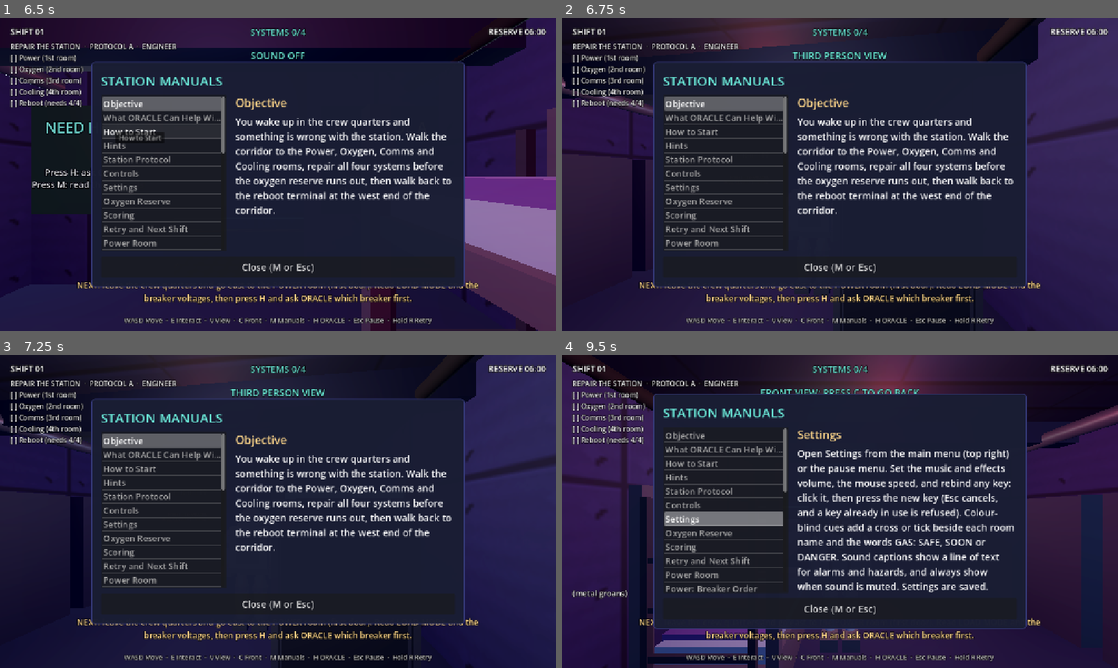
Above: before the commit, frames 1-4 (two rows, left to right).
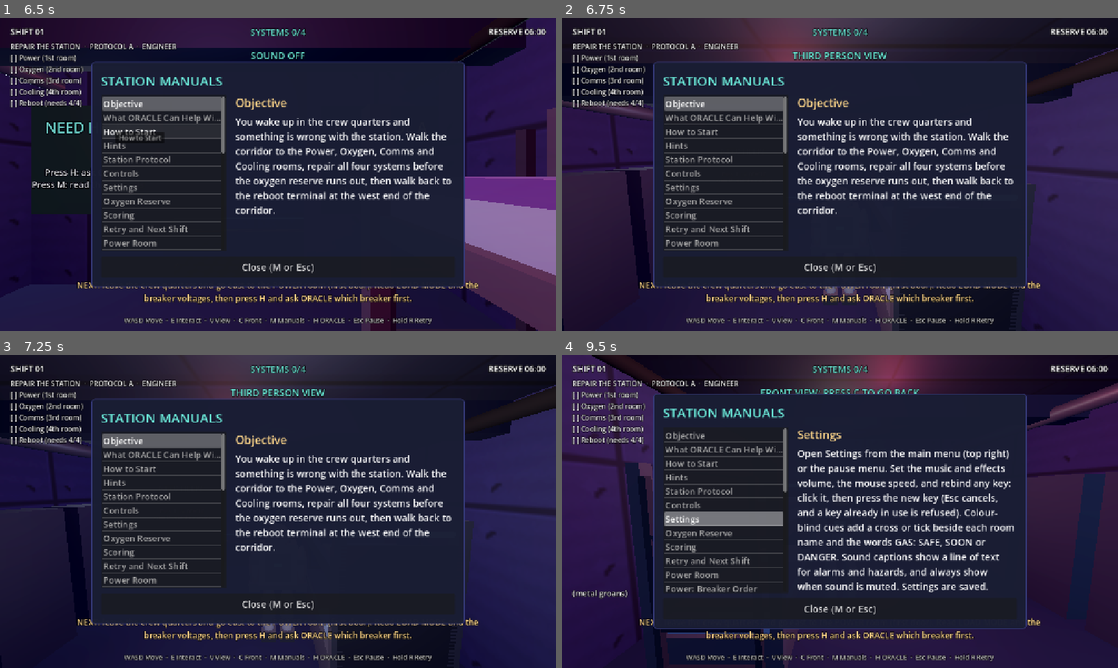
Above: after the commit, the same moments.

Repository: Leon6112003/last-station
Game: Godot game, scene res://scenes/main.tscn
Two runs of this game, one before a commit and one after it. Both use one fixed random seed, a clock stepped at 60 frames per second and the inputs below.
Inputs (mouse positions are in pixels of both pictures, inside the frame that each line leads up to):
- Up to frame 1 (6.5 s): tap Enter at 0.5 s; move the mouse to (400, 158) at 0.52 s; hold D (move_right) 0.53-1.25 s; hold C (flip_view) 0.53-1.25 s; click (400, 158) at 0.67 s; tap Space at 0.77, 3.02, 4.52, 5.27, 6.02 s; click "Play" at 1.25 s; click "Start" at 2 s; move the mouse to (250, 174) at 2.77 s; hold W (move_forward) 2.78-5.03 s; tap E (interact) at 2.85 s; move the mouse to (289, 168) at 3.52 s; hold M (toggle_manuals) 3.53-4.28 s; tap R (retry_level) at 4.25, 5, 5.75 s; move the mouse to (250, 237) at 4.27 s; tap B (toggle_music) at 4.35 s; click (250, 237) at 4.42 s; move the mouse to (444, 221) at 5.02 s; hold H (toggle_oracle) 5.03-5.78 s; hold A (move_left) from 5.03 s (still down); move the mouse to (111, 127) at 5.77 s; tap N (toggle_sound) at 5.85 s
- Up to frame 2 (6.75 s): move the mouse to (867, 174) at 6.52 s; release A (move_left) at 6.53 s; hold S (move_backward) from 6.53 s (still down); hold V (toggle_view) from 6.53 s (still down); click (867, 174) at 6.67 s
- Up to frame 3 (7.25 s): keep holding S (move_backward); keep holding V (toggle_view)
- Up to frame 4 (9.5 s): tap R (retry_level) at 7.25, 8 s; move the mouse to (756, 433) at 7.27 s; release S (move_backward) at 7.28 s; release V (toggle_view) at 7.28 s; hold D (move_right) 7.28-8.03 s; tap F at 7.35 s; tap Space at 7.52, 8.27, 9.02 s; move the mouse to (962, 495) at 8.02 s; hold W (move_forward) 8.03-8.78 s; tap G at 8.1 s; move the mouse to (728, 527) at 8.77 s; hold D (move_right) from 8.78 s (still down); tap C (flip_view) at 8.85 s; click (728, 527) at 8.92 s

Frame 1 is identical in both runs. In frame 2, 8.9% of the frame differs, in the area x 0-100%, y 0-100%; in frame 3, 7.3%; in frame 4, 7.0%.

Commit message:
Reboot replay clarity and pause, centred third-person camera, ORACLE cooling and load-mode fixes, modifiers start off

Diff:
--- a/data/game_knowledge.json
+++ b/data/game_knowledge.json
@@ -211,6 +211,8 @@
    "power",
    "breaker",
    "order",
+   "mode",
+   "load",
    "restore",
    "shed",
    "lowest",
--- a/scripts/assistant/oracle_logic.gd
+++ b/scripts/assistant/oracle_logic.gd
@@ -278,18 +278,31 @@
 	return " ".join(parts)
 
 
+## The cooling rule in words, for a question that gives no usable core temperature. It uses the
+## game's own numbers (not the manual's 560 K example, which is not the player's reading).
+static func _cooling_rule_text(question: String) -> String:
+	var protocol := detect_protocol(question)
+	var protocols: Array = [protocol] if protocol != "" else Rules.PROTOCOLS
+	var parts: Array[String] = []
+	for p in protocols:
+		parts.append("Protocol %s: coolant flow = (core temperature - %d) / %d L/s." % [p, Rules.COOLING_BASE_K, Rules.COOLING_DIVISOR[p]])
+	parts.append("If the reactor state is SURGE, add %d L/s." % Rules.COOLING_SURGE_BONUS)
+	parts.append("Tell me the core temperature on the Cooling room's display (for example \"core temp 440, protocol B, surge\") and I will work out the number.")
+	return " ".join(parts)
+
+
 ## Cooling: if the question gives the core temperature (a number from the room's display,
 ## for example "core temp 560, protocol B, surge") the coolant flow is calculated with the
 ## same rule as the game. Without a temperature the manual sentences are shown.
 static func _cooling_answer(question: String, entry: Dictionary) -> String:
 	var temp_regex := RegEx.new()
-	temp_regex.compile("\\b([3-9][0-9]{2})\\b")
+	temp_regex.compile("(?<![0-9])([3-9][0-9]{2})(?![0-9])")  # also matches "440k" and "440 K"
 	var found := temp_regex.search(question)
 	if found == null:
-		return select_sentences(question, entry["text"])
+		return _cooling_rule_text(question)
 	var temp := int(found.get_string(1))
 	if temp <= Rules.COOLING_BASE_K or (temp - Rules.COOLING_BASE_K) % 10 != 0:
-		return select_sentences(question, entry["text"])
+		return _cooling_rule_text(question)
 	var surge := false
 	var named_state := false
 	for token in KnowledgeRetriever.tokenize(question):
--- a/scripts/main.gd
+++ b/scripts/main.gd
@@ -170,7 +170,7 @@
 	save = SaveManager.new(save_path)
 	_setup_input()
 	Rules.level = save.difficulty
-	Rules.mods = save.modifiers
+	Rules.mods = 0   # modifiers always start switched off; they are not remembered between launches
 	Rules.adaptive = save.adaptive
 	_records = KnowledgeBase.load_records()
 
@@ -617,10 +617,9 @@
 	save.set_difficulty(Rules.level)
 
 
-## A modifier switched on or off on the menu: used from the next Play, and remembered.
+## A modifier switched on or off on the menu: used from the next Play (not saved).
 func _set_modifier(flag: int, on: bool) -> void:
 	Rules.set_mod(flag, on)
-	save.set_modifiers(Rules.mods)
 
 
 ## Main Menu > Play: a brand new run with a new seed. The intro card is shown
--- a/scripts/player_controller.gd
+++ b/scripts/player_controller.gd
@@ -37,8 +37,9 @@
 var _legs: Array[Node3D] = []
 var _arms: Array[Node3D] = []
 
-# Third person: an over-the-shoulder camera behind the avatar.
-const THIRD_OFFSET := Vector3(0.7, 0.1, 2.7)   # right, up, back from the eye (before pitch)
+# Third person: a camera directly behind and a little above the avatar, so the reticle,
+# the body and the walking direction are all on one line.
+const THIRD_OFFSET := Vector3(0.0, 0.6, 2.7)   # right, up, back from the eye (before pitch)
 const FRONT_OFFSET := Vector3(0.0, 0.15, -2.6)  # the front view: in front of the head, looking back at it
 const THIRD_AIM_DISTANCE := 3.0                 # the camera turns to look at the point this far ahead of the eye
 const CAMERA_WALL_MARGIN := 0.25                # keep the camera this far in front of a wall
@@ -368,6 +369,8 @@
 		# Turn the camera a little toward the middle so the reticle (and the interaction
 		# ray, which follows the camera) lands about where the character is facing.
 		_camera.rotation.y = atan(THIRD_OFFSET.x / (THIRD_OFFSET.z + THIRD_AIM_DISTANCE))
+		# The camera is above the eye, so tilt it down a little: the reticle then points where the eyes do.
+		_camera.rotation.x = _pitch - atan(THIRD_OFFSET.y / (THIRD_OFFSET.z + THIRD_AIM_DISTANCE))
 		# With a wall right behind, the camera is squeezed close to the head: hide the
 		# body then, so it does not fill the screen.
 		_avatar.visible = _camera.position.distance_to(eye) > AVATAR_MIN_CAMERA_DISTANCE
--- a/scripts/rules.gd
+++ b/scripts/rules.gd
@@ -286,7 +286,8 @@
 const SEQ_PAD_NAMES: Array[String] = ["A", "B", "C", "D"]
 const SEQ_LENGTH_BASE := 4
 const SEQ_LENGTH_MAX := 6
-const SEQ_STEP_SECONDS := 0.75      # how long each pad lights up when the sequence is shown
+const SEQ_RETRY_PAUSE_SECONDS := 1.5   # pause between a wrong code and the replay
+const SEQ_STEP_SECONDS := 1.0       # how long each pad lights up when the sequence is shown
 const SYSTEMS_TOTAL := 4
 
 # --- Retry -------------------------------------------------------------
--- a/scripts/ui_puzzle_panels.gd
+++ b/scripts/ui_puzzle_panels.gd
@@ -14,6 +14,7 @@
 var _message: Label
 var _pad_buttons: Array[Button] = []
 var _progress_label: Label
+var _step_label: Label               ## while the sequence plays: which step it is, and the letters so far
 var _show_button: Button
 var _showing: bool = false
 var _show_tween: Tween
@@ -62,6 +63,10 @@
 			column.add_child(_valve_row(i))
 		column.add_child(_make_button("CONFIRM SETTINGS", _on_confirm_oxygen))
 	elif _kind == "reboot":
+		_step_label = _make_label(" ", 30, Color.WHITE)
+		_step_label.horizontal_alignment = HORIZONTAL_ALIGNMENT_CENTER
+		_step_label.custom_minimum_size = Vector2(0, 40)
+		column.add_child(_step_label)
 		column.add_child(_pad_row())
 		_progress_label = _make_label("", 20, Rules.COLOR_GOLD)
 		column.add_child(_progress_label)
@@ -133,6 +138,7 @@
 		pad.add_theme_stylebox_override("hover", _pad_style(PAD_COLORS[i], true))
 		pad.add_theme_stylebox_override("pressed", _pad_style(PAD_COLORS[i], true))
 		pad.add_theme_stylebox_override("disabled", _pad_style(PAD_COLORS[i], false))
+		pad.add_theme_color_override("font_disabled_color", PAD_COLORS[i])
 		pad.pressed.connect(func() -> void: _on_pad(i))
 		_pad_buttons.append(pad)
 		row.add_child(pad)
@@ -143,7 +149,12 @@
 	var style := StyleBoxFlat.new()
 	style.bg_color = Color(color, 0.85) if lit else Color(color, 0.12)
 	style.border_color = color
-	style.set_border_width_all(3)
+	style.set_border_width_all(8 if lit else 3)
+	if lit:
+		style.bg_color = color
+		style.border_color = Color.WHITE
+		style.shadow_color = Color(color, 0.8)
+		style.shadow_size = 16
 	style.set_corner_radius_all(8)
 	return style
 
@@ -168,20 +179,28 @@
 
 
 ## Lights the pads one at a time in the flashed order. The pads cannot be pressed meanwhile.
-func _show_sequence() -> void:
+func _show_sequence(lead_in: float = 0.0) -> void:
 	if _show_tween != null:
 		_show_tween.kill()
 	_showing = true
 	_set_pads_enabled(false)
-	_message.text = "Watch the lights..."
+	if lead_in <= 0.0:
+		_message.text = "Watch the lights..."
 	var sequence: Array = _gm.puzzles["reboot"]["sequence"]
 	if instant:
 		finish_showing()
 		return
 	_show_tween = create_tween()
-	for pad in sequence:
-		var index := int(pad)
+	if lead_in > 0.0:
+		# A short pause first, so the player can take in the mistake and get ready to watch.
+		_show_tween.tween_interval(lead_in)
+		_show_tween.tween_callback(func() -> void: _message.text = "Watch the lights...")
+	var shown_letters: Array[String] = []
+	for step in sequence.size():
+		var index := int(sequence[step])
+		shown_letters.append(Rules.SEQ_PAD_NAMES[index])
 		_show_tween.tween_callback(_light_pad.bind(index, true))
+		_show_tween.tween_callback(_set_step_text.bind("STEP %d OF %d:   %s" % [step + 1, sequence.size(), "  >  ".join(shown_letters)]))
 		_show_tween.tween_interval(Rules.SEQ_STEP_SECONDS * 0.7)
 		_show_tween.tween_callback(_light_pad.bind(index, false))
 		_show_tween.tween_interval(Rules.SEQ_STEP_SECONDS * 0.3)
@@ -195,11 +214,19 @@
 		_light_pad(i, false)
 	_showing = false
 	_set_pads_enabled(true)
+	_set_step_text(" ")
 	_message.text = "Your turn."
 
 
 func _light_pad(index: int, on: bool) -> void:
 	_pad_buttons[index].add_theme_stylebox_override("disabled", _pad_style(PAD_COLORS[index], on))
+	# A lit pad is filled with its colour, so its letter turns dark to stay readable.
+	_pad_buttons[index].add_theme_color_override("font_disabled_color", Color(0.04, 0.05, 0.12) if on else PAD_COLORS[index])
+
+
+func _set_step_text(text: String) -> void:
+	if _step_label != null:
+		_step_label.text = text
 
 
 func _set_pads_enabled(enabled: bool) -> void:
@@ -220,8 +247,9 @@
 			solved.emit()
 		"wrong":
 			refresh()
-			_show_sequence()   # the sequence is shown again, free, after a mistake
-			_message.text = "WRONG CODE  -%d s" % Rules.confirm_penalty()
+			# The sequence is shown again, free, after a short pause so the mistake is noticed.
+			_show_sequence(Rules.SEQ_RETRY_PAUSE_SECONDS)
+			_message.text = "WRONG CODE  -%d s.  Watch again in a moment..." % Rules.confirm_penalty()
 		"ok":
 			_message.text = ""
 			refresh()
--- a/tests/test_cooling.gd
+++ b/tests/test_cooling.gd
@@ -104,6 +104,15 @@
 	question = "core temp 480 cooling flow"
 	exact = OracleLogic.compose_exact(question, KnowledgeRetriever.retrieve(question, records))
 	_check(String(exact["answer"]).contains("Protocol A") and String(exact["answer"]).contains("Protocol B"), "with no protocol named it shows both")
+	question = "protocol b cooling 440k"
+	exact = OracleLogic.compose_exact(question, KnowledgeRetriever.retrieve(question, records))
+	_check(String(exact["answer"]).contains("4 L/s") and String(exact["answer"]).contains("440"), "a temperature typed with a K (440k, B = 4 L/s) is calculated, not replaced by the manual example")
+	question = "cooling protocol b surge"
+	exact = OracleLogic.compose_exact(question, KnowledgeRetriever.retrieve(question, records))
+	_check(String(exact["answer"]).contains("/ 10") and String(exact["answer"]).contains("SURGE") and not String(exact["answer"]).contains("560"), "with no temperature given, ORACLE explains the formula instead of quoting the 560 K example")
+	question = "protocol b load mode"
+	var load_results: Array = KnowledgeRetriever.retrieve(question, records)
+	_check(load_results.any(func(r: Dictionary) -> bool: return r["id"] == "power_order") and load_results[0]["id"] != "oxygen_table", "'load mode' finds the Power breaker order, not the Oxygen valve table")
 	var snapshot := OracleLogic.sanitize_snapshot({"systems_repaired": 4, "systems_total": 4, "reserve_seconds": 100, "mistakes": 0, "retry_count": 0, "run_number": 1, "best_score": 0})
 	_check(snapshot["systems_total"] == 4 and snapshot["systems_repaired"] == 4, "the snapshot allows four systems")
 
